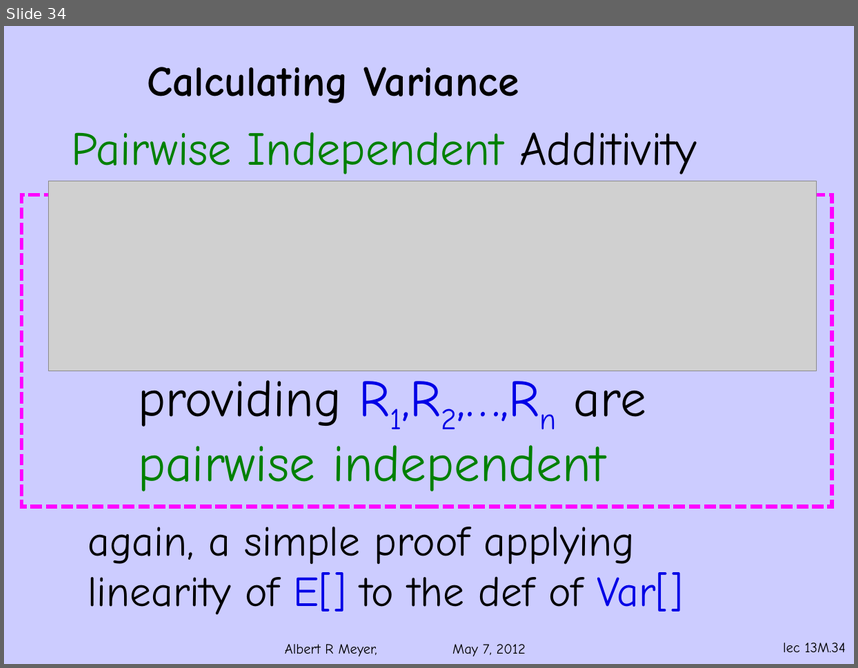
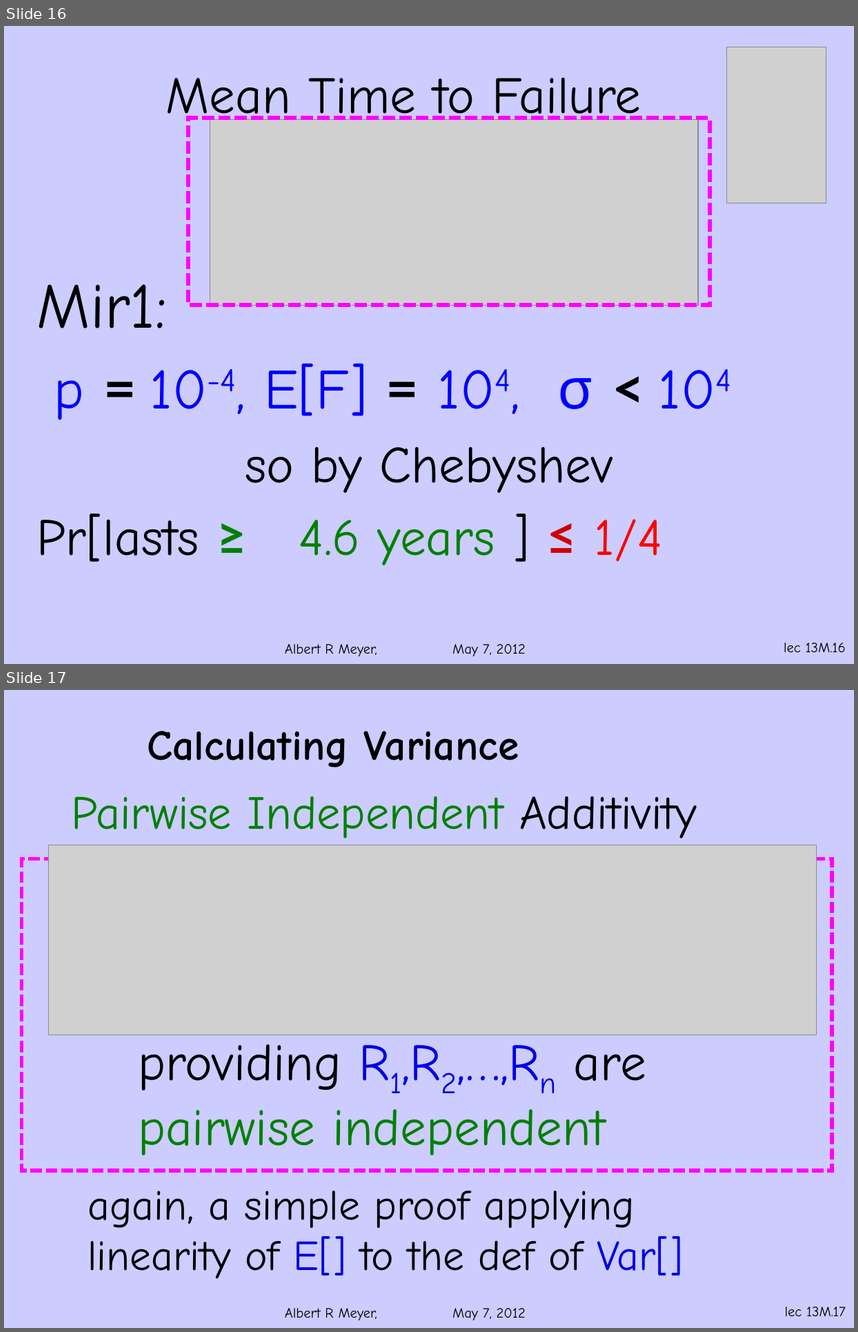
Before and after one commit to armeyer/mcs_web, a slide deck: spring13/slides13/deviation-bounds.pptx. Shown one above the other, each under a label of ours: slide 34 before the commit, slides 16 and 17 after it. The pictures are 858x668 and 858x1332 pixels, drawn with LibreOffice and Linux fonts; fonts in the diff are those of the drawing; grey boxes stand for pictures; background and template pictures are left out. Boxes give left, top, right and bottom in pixels: in the first picture for what was removed or moved away, otherwise in the second. Text is boxed around its words. In the diff, an @@ line names an element or a change of style, - is before the commit and + after.

```diff
--- a/spring13/slides13/deviation-bounds.pptx
+++ b/spring13/slides13/deviation-bounds.pptx
@@ slide 16 added at box(4, 26, 854, 664), background #CCCCFF; not listed: 2 template elements that a slide beside it also shows @@
@@ picture added at box(726, 47, 826, 203) @@
@@ title added at box(166, 77, 641, 130), 44 pt, text #000000 @@
+Mean Time to Failure
@@ rectangle added at box(188, 118, 711, 304), outline #FF00FF 3.5 pt dashed @@
@@ picture added at box(210, 120, 697, 305) @@
@@ text added at box(37, 284, 663, 565), 44 pt, text #000000 @@
+Mir1:
+p = 10-4, E[F] = 104, σ < 104
+so by Chebyshev
+Pr[lasts ≥ 4.6 years ] ≤ 1/4
@@ what was slide 34 is now slide 17 @@
@@ page number at box(785, 1306, 846, 1316): text changed @@
-lec 13M.34
+lec 13M.17
```
Also in this commit, not shown: 13 slides changed, 1 other slide added, 19 slides removed, 5 other files.
